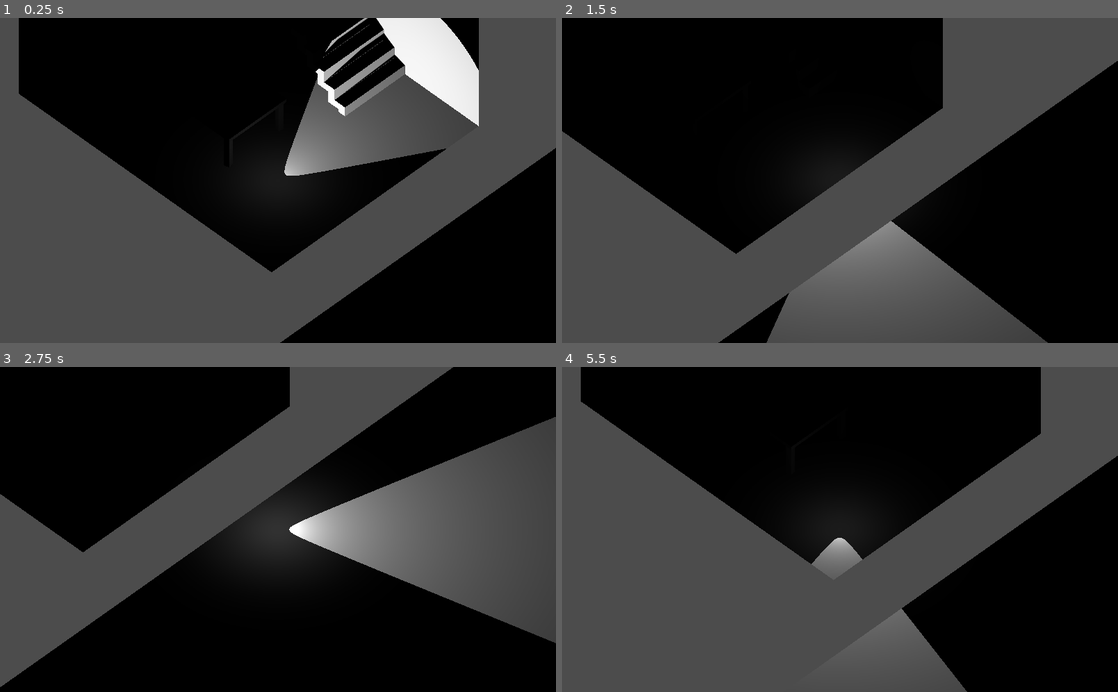
Above: before the commit, frames 1-4 (two rows, left to right).
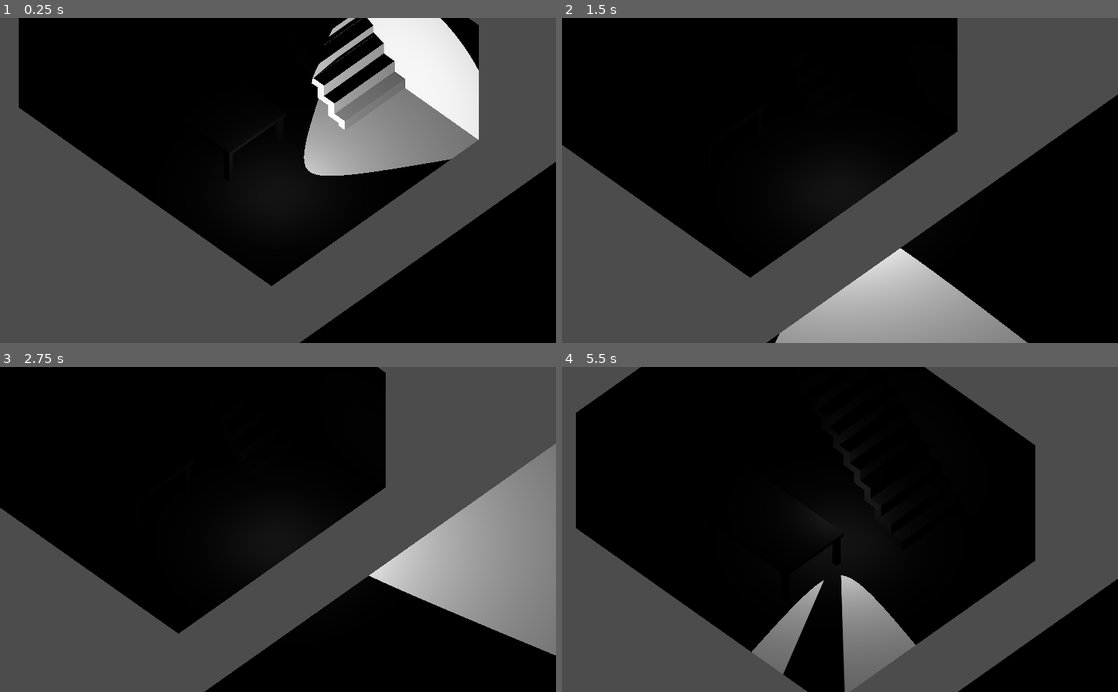
Above: after the commit, the same moments.

Repository: Naronco/Vaccaphobia
Game: Godot game, scene res://Game.tscn
Two runs of this game, one before a commit and one after it. Both use one fixed random seed, a clock stepped at 60 frames per second and the inputs below.
Inputs:
- Up to frame 1 (0.25 s): no input
- Up to frame 2 (1.5 s): tap Enter at 0.5 s; hold D (move_right) 0.53-1.28 s; hold S (move_down) from 1.28 s (still down)
- Up to frame 3 (2.75 s): release S (move_down) at 2.03 s; hold D (move_right) from 2.03 s (still down)
- Up to frame 4 (5.5 s): release D (move_right) at 2.78 s; hold W (move_up) 2.78-3.53 s; hold A (move_left) 3.53-5.03 s; hold S (move_down) from 5.03 s (still down)

The runs differ from the first frame. In frame 1, 14% of the frame differs, in the area x 3-100%, y 0-100%; in frame 2, 20%; in frame 3, 48%, in the area x 0-100%, y 0-100%; in frame 4, 42%.

Commit message:
colliders

Diff:
--- a/Game.tscn
+++ b/Game.tscn
@@ -10,12 +10,33 @@
 radius = 0.3
 height = 1.4
 
+[sub_resource type="BoxShape" id=6]
+extents = Vector3( 1, 0.482235, 0.601022 )
+
+[sub_resource type="BoxShape" id=7]
+extents = Vector3( 0.239876, 1.35039, 2.72443 )
+
+[sub_resource type="BoxShape" id=8]
+extents = Vector3( 0.236717, 1.34547, 2.73629 )
+
+[sub_resource type="BoxShape" id=9]
+extents = Vector3( 3.23229, 1.33105, 0.265728 )
+
+[sub_resource type="BoxShape" id=10]
+extents = Vector3( 3.23229, 1.33105, 0.265728 )
+
+[sub_resource type="BoxShape" id=11]
+extents = Vector3( 0.193, 2, 0.623 )
+
+[sub_resource type="BoxShape" id=12]
+extents = Vector3( 10, 1, 10 )
+
 [sub_resource type="PlaneMesh" id=5]
 
 [node name="Spatial" type="Spatial"]
 
 [node name="Player" type="KinematicBody" parent="."]
-transform = Transform( 1, 0, 0, 0, 1, 0, 0, 0, 1, 1.40651, 0, 0.768314 )
+transform = Transform( 1, 0, 0, 0, 1, 0, 0, 0, 1, 1.407, 10, 0.768 )
 script = ExtResource( 1 )
 
 [node name="Camera" type="Camera" parent="Player"]
@@ -55,6 +76,50 @@
 material/2 = null
 material/3 = null
 
+[node name="Colliders" type="Spatial" parent="Level"]
+
+[node name="StaticBody" type="StaticBody" parent="Level/Colliders"]
+transform = Transform( 1, 0, 0, 0, 1, 0, 0, 0, 1, -0.280068, 0.221992, 0.515836 )
+
+[node name="CollisionShape" type="CollisionShape" parent="Level/Colliders/StaticBody"]
+shape = SubResource( 6 )
+
+[node name="StaticBody2" type="StaticBody" parent="Level/Colliders"]
+transform = Transform( 1, 0, 0, 0, 1, 0, 0, 0, 1, 2.98244, 1.22786, 0 )
+
+[node name="CollisionShape" type="CollisionShape" parent="Level/Colliders/StaticBody2"]
+shape = SubResource( 7 )
+
+[node name="StaticBody3" type="StaticBody" parent="Level/Colliders"]
+transform = Transform( 1, 0, 0, 0, 1, 0, 0, 0, 1, -3.00538, 1.22786, 0 )
+
+[node name="CollisionShape" type="CollisionShape" parent="Level/Colliders/StaticBody3"]
+shape = SubResource( 8 )
+
+[node name="StaticBody4" type="StaticBody" parent="Level/Colliders"]
+transform = Transform( 1, 0, 0, 0, 1, 0, 0, 0, 1, -0.0122354, 1.22786, -2.48057 )
+
+[node name="CollisionShape" type="CollisionShape" parent="Level/Colliders/StaticBody4"]
+shape = SubResource( 9 )
+
+[node name="StaticBody5" type="StaticBody" parent="Level/Colliders"]
+transform = Transform( 1, 0, 0, 0, 1, 0, 0, 0, 1, -0.0122354, 1.22786, 2.4688 )
+
+[node name="CollisionShape" type="CollisionShape" parent="Level/Colliders/StaticBody5"]
+shape = SubResource( 10 )
+
+[node name="StaticBody6" type="StaticBody" parent="Level/Colliders"]
+transform = Transform( 0.707107, -0.707107, 0, 0.707107, 0.707107, 0, 0, 0, 1, -0.0122354, 1.07359, -1.62472 )
+
+[node name="CollisionShape" type="CollisionShape" parent="Level/Colliders/StaticBody6"]
+shape = SubResource( 11 )
+
+[node name="StaticBody7" type="StaticBody" parent="Level/Colliders"]
+transform = Transform( 1, 0, 0, 0, 1, 0, 0, 0, 1, 0, -1, 0 )
+
+[node name="CollisionShape" type="CollisionShape" parent="Level/Colliders/StaticBody7"]
+shape = SubResource( 12 )
+
 [node name="MeshInstance" type="MeshInstance" parent="."]
 transform = Transform( 10, 0, 0, 0, 10, 0, 0, 0, 10, 13.9247, 0, 0 )
 mesh = SubResource( 5 )
--- a/Player.gd
+++ b/Player.gd
@@ -4,8 +4,10 @@
 
 # How fast the player moves in meters per second.
 export var speed = 2
+export var gravity = 9.81
 
 var velocity = Vector3.ZERO
+
 
 
 # current rotation angle
@@ -86,7 +88,27 @@
 	# Ground velocity
 	velocity.x = direction.x * speed
 	velocity.z = direction.z * speed
-	# Vertical velocity
-	#velocity.y -= fall_acceleration * delta
+
+	# place player on floor
+	var space_state = get_world().direct_space_state
+	var result = space_state.intersect_ray(self.transform.origin + Vector3(0, 1.3, 0), self.transform.origin + Vector3(0, -100, 0))
+
+	var rad = get_node("CollisionShape").shape.get_radius()
+
+	if result:
+		print("Hit at point: ", transform.origin, result.position, result.normal)
+		transform.origin = result.position + rad*result.normal
+
+	#var on_steep = false
+	#for i in get_slide_count():
+	#	var collision = get_slide_collision(i)
+	#	if collision.normal.dot(Vector3.UP) < 0.5: # TODO: make less arbitrary
+	#		on_steep = true
+	#		break # no need to check the rest of the slopes
+
+	#if not is_on_floor() or on_steep:
+	#	# Vertical velocity
+	#	velocity.y -= gravity * delta
+
 	# Moving the character
 	velocity = move_and_slide(velocity, Vector3.UP)
Not shown: 1 places in Game.tscn that only renumber resources
